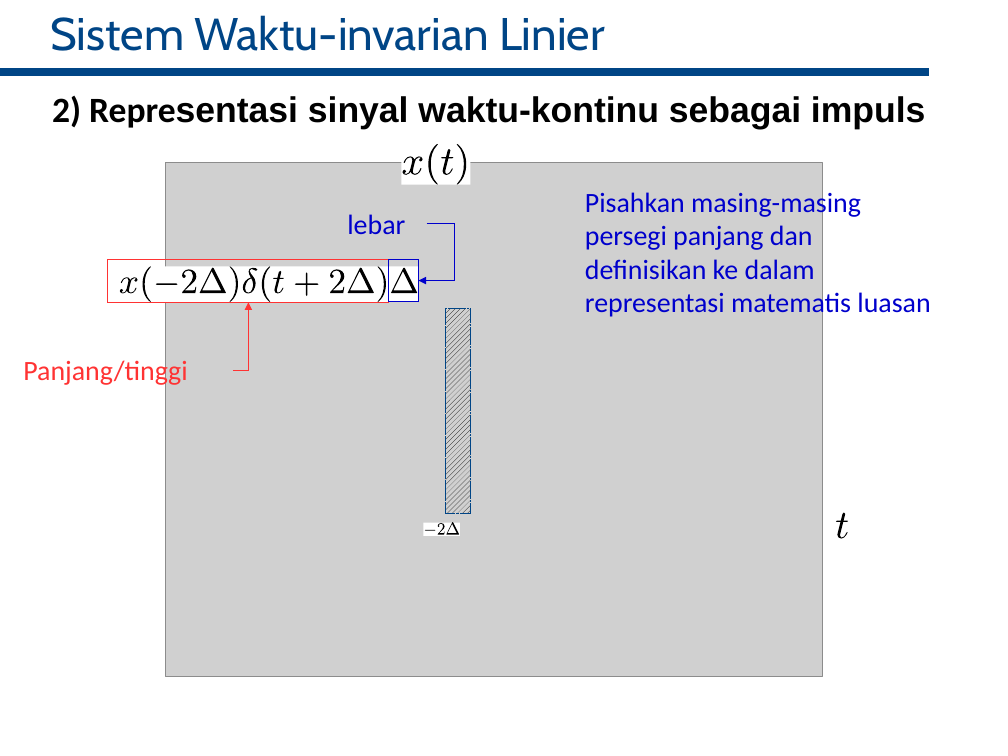
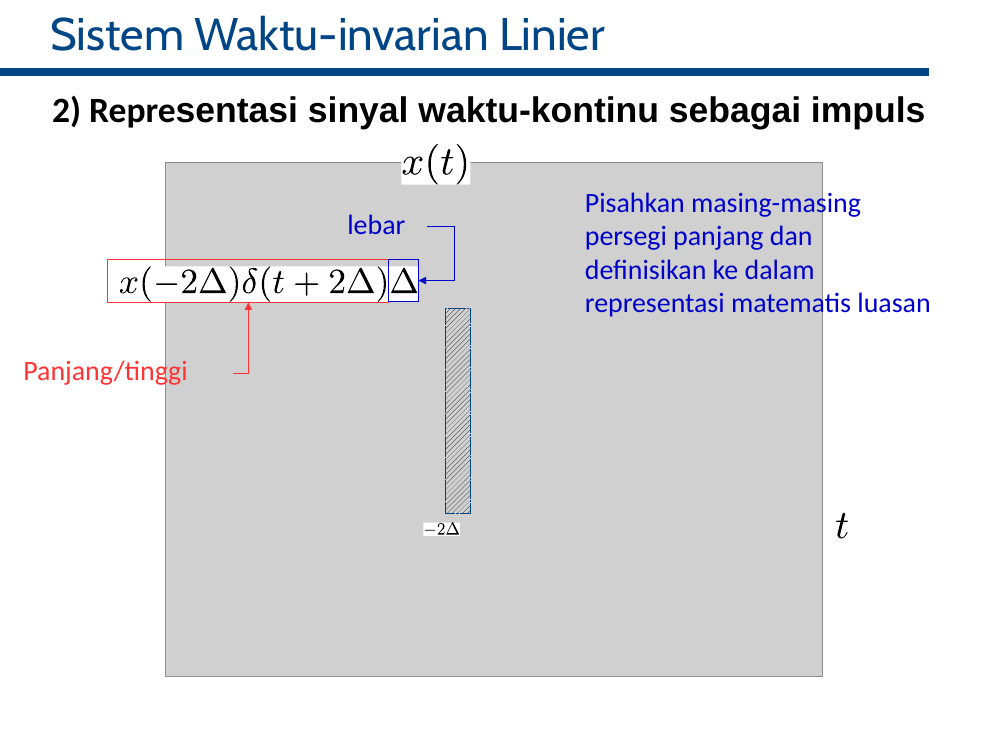
Before and after one commit to bagustris/sinyalsistem, a slide deck: slide 17 of slides/Lect3_SinyalSistem.odp. Drawn at 1008x756 pixels with LibreOffice and Linux fonts; fonts in the diff are those of the drawing; grey boxes stand for pictures. Boxes give left, top, right and bottom in pixels: in the first picture for what was removed or moved away, otherwise in the second. Text is boxed around its words. In the diff, an @@ line names an element or a change of style, - is before the commit and + after.

```diff
--- a/slides/Lect3_SinyalSistem.odp
+++ b/slides/Lect3_SinyalSistem.odp
@@ elbow arrow moved from (427, 223) - (419, 281) to (427, 227) - (419, 281) @@
@@ elbow arrow (233, 373) - (249, 303): route changed @@
```
Also in this commit, not shown: 19 other slides changed, 5 other files.
